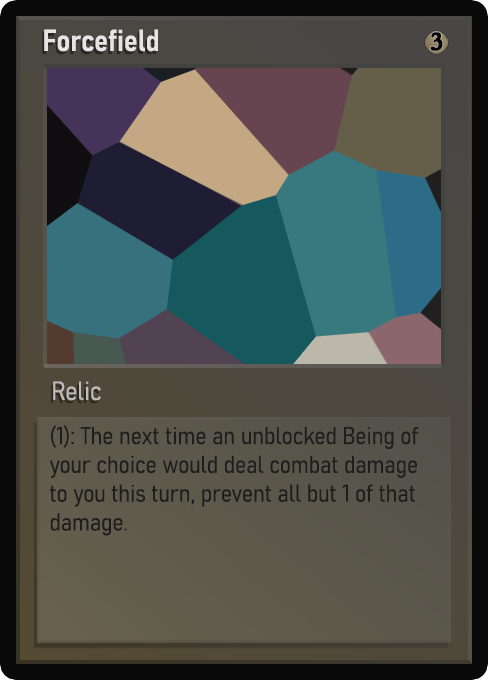
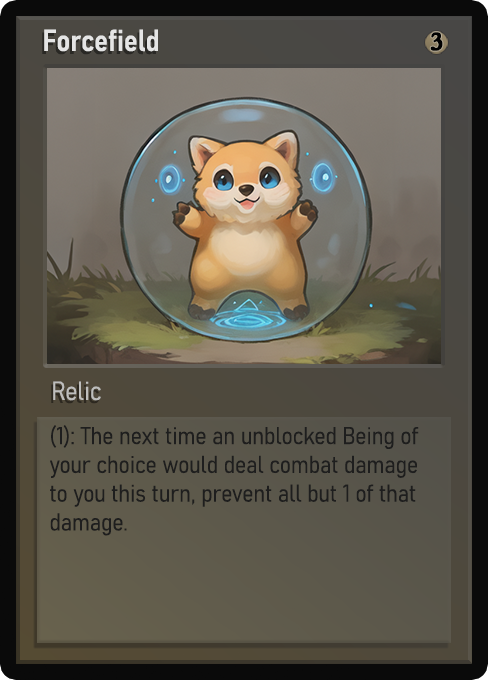
Layer changes from the first (488, 680) image to the second:
painted on "Name" over (57, 35, 151, 52)
painted on "Class" over (59, 383, 101, 401)
painted on "Desc_norm" over (50, 427, 417, 536)
painted on "Artwork" over (47, 68, 441, 364)
